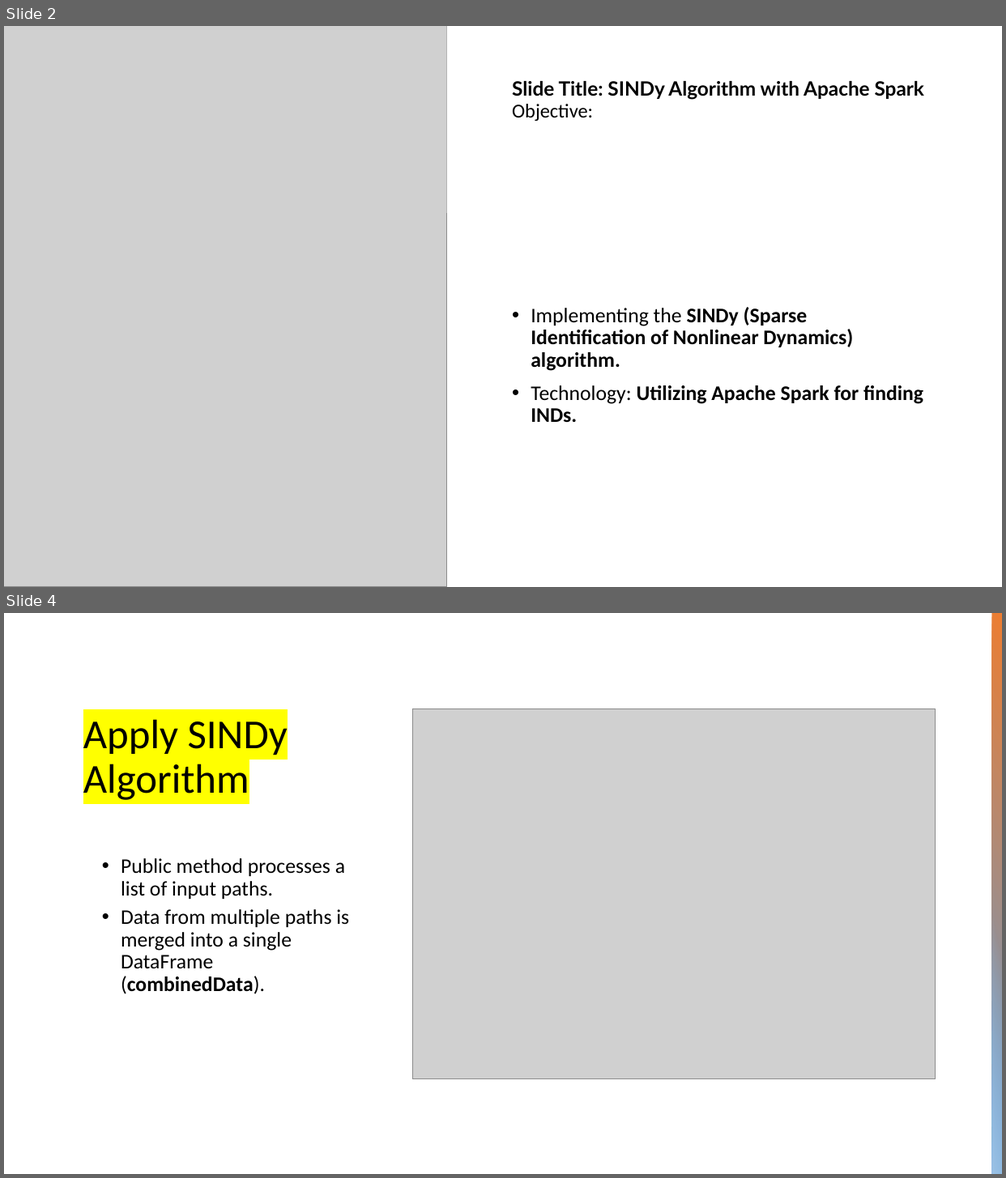
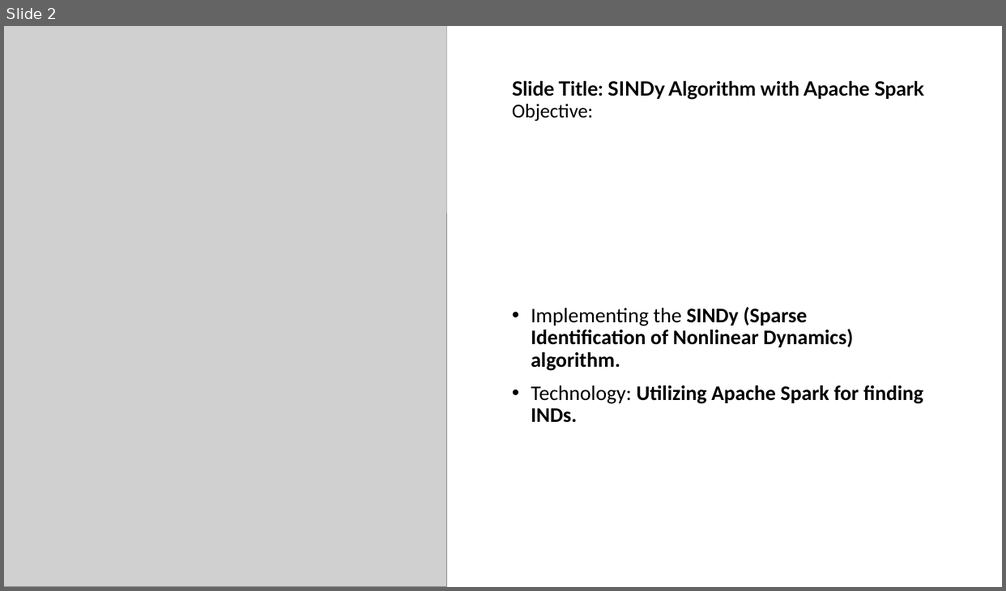
Before and after one commit to steveoscar12/Big-Data-with-Apache-Spark, a slide deck: Xcess Denied.pptx. Shown one above the other, each under a label of ours: slides 2 and 4 before the commit, slide 2 after it; the slides between them are not shown. The pictures are 1006x1178 and 1006x591 pixels, drawn with LibreOffice and Linux fonts; fonts in the diff are those of the drawing; grey boxes stand for pictures. Boxes give left, top, right and bottom in pixels: in the first picture for what was removed or moved away, otherwise in the second. Text is boxed around its words. In the diff, an @@ line names an element or a change of style, - is before the commit and + after.

```diff
--- a/Xcess Denied.pptx
+++ b/Xcess Denied.pptx
@@ slide 4 removed at (x1=4, y1=613, x2=1002, y2=1174), background #FFFFFF @@
@@ rectangle removed at (x1=992, y1=613, x2=1002, y2=1174) @@
@@ picture removed at (x1=412, y1=709, x2=936, y2=1080) @@
@@ title removed at (x1=83, y1=719, x2=288, y2=800) @@
-Apply SINDy Algorithm
@@ text removed at (x1=121, y1=858, x2=349, y2=995) @@
-  • Public method processes a list of input paths.
-  • Data from multiple paths is merged into a single DataFrame (combinedData).
@@ rectangle removed at (x1=992, y1=902, x2=1002, y2=1174) @@
```
Also in this commit, not shown: 2 slides changed, 3 slides added.
